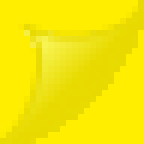
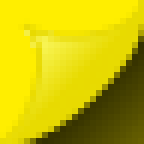
Layered file, before and after one edit (w=144, h=144). Changes by layer:
added layer "Layer #6" above "Layer #5" over (18, 24, 144, 144)
